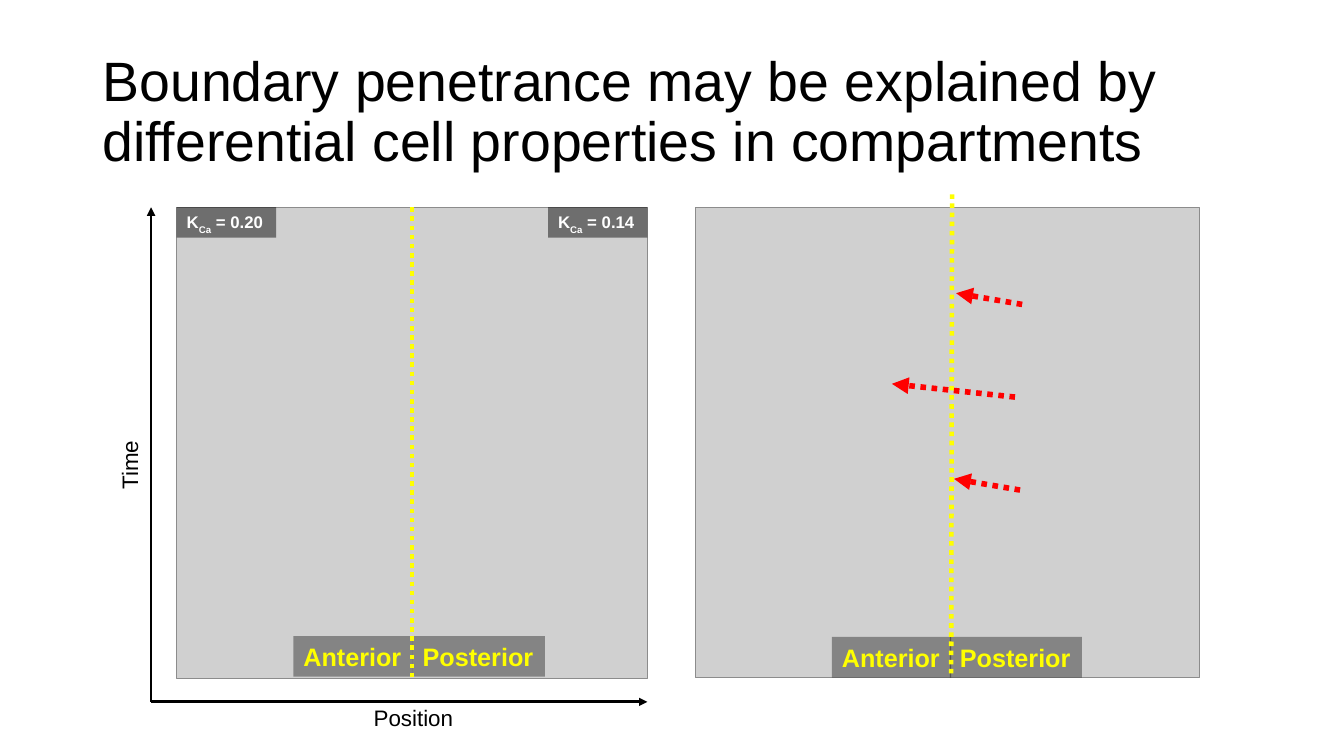
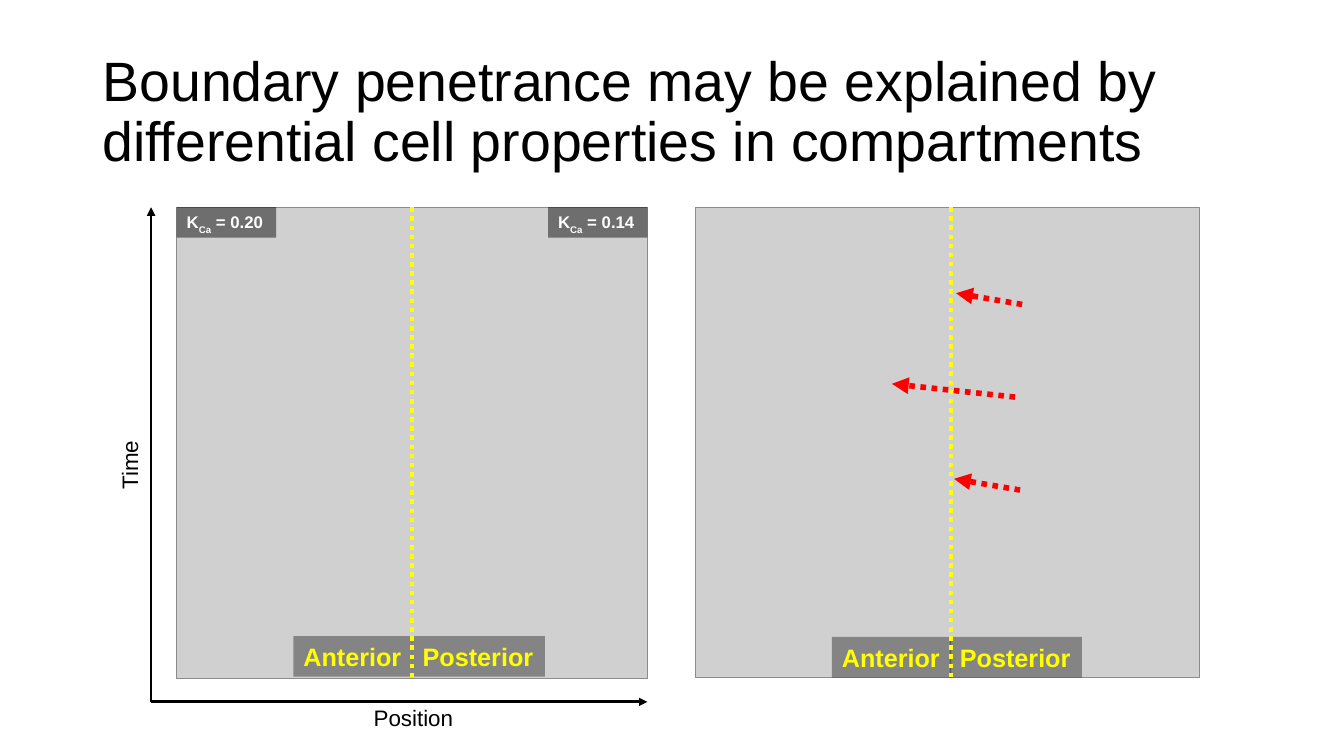
Before and after one commit to pavelbrodskiy/calciumWaveModeling, a slide deck: slide 7 of AIChE_Pavel.pptx. Drawn at 1344x756 pixels with LibreOffice and Linux fonts; fonts in the diff are those of the drawing; grey boxes stand for pictures. Boxes give left, top, right and bottom in pixels: in the first picture for what was removed or moved away, otherwise in the second. Text is boxed around its words. In the diff, an @@ line names an element or a change of style, - is before the commit and + after.

```diff
--- a/AIChE_Pavel.pptx
+++ b/AIChE_Pavel.pptx
@@ line moved from (953, 195) - (952, 678) to (952, 208) - (952, 678) @@
```
Also in this commit, not shown: 12 other files.
